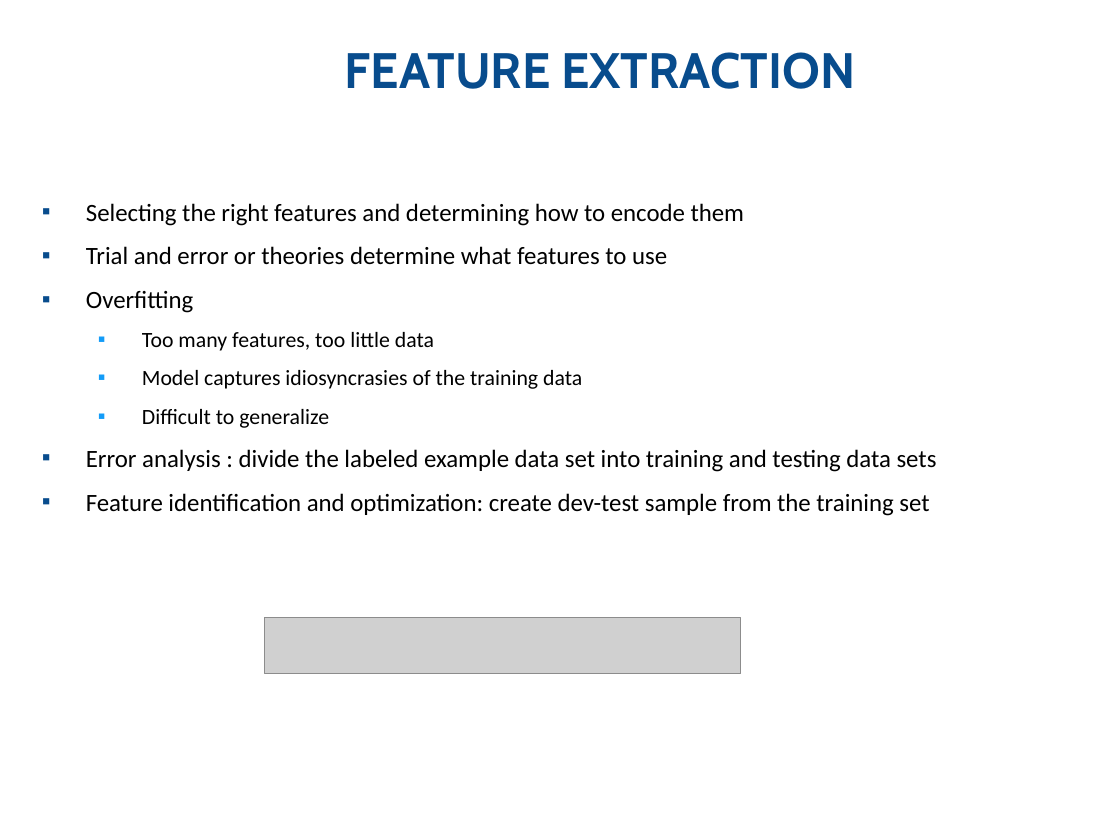
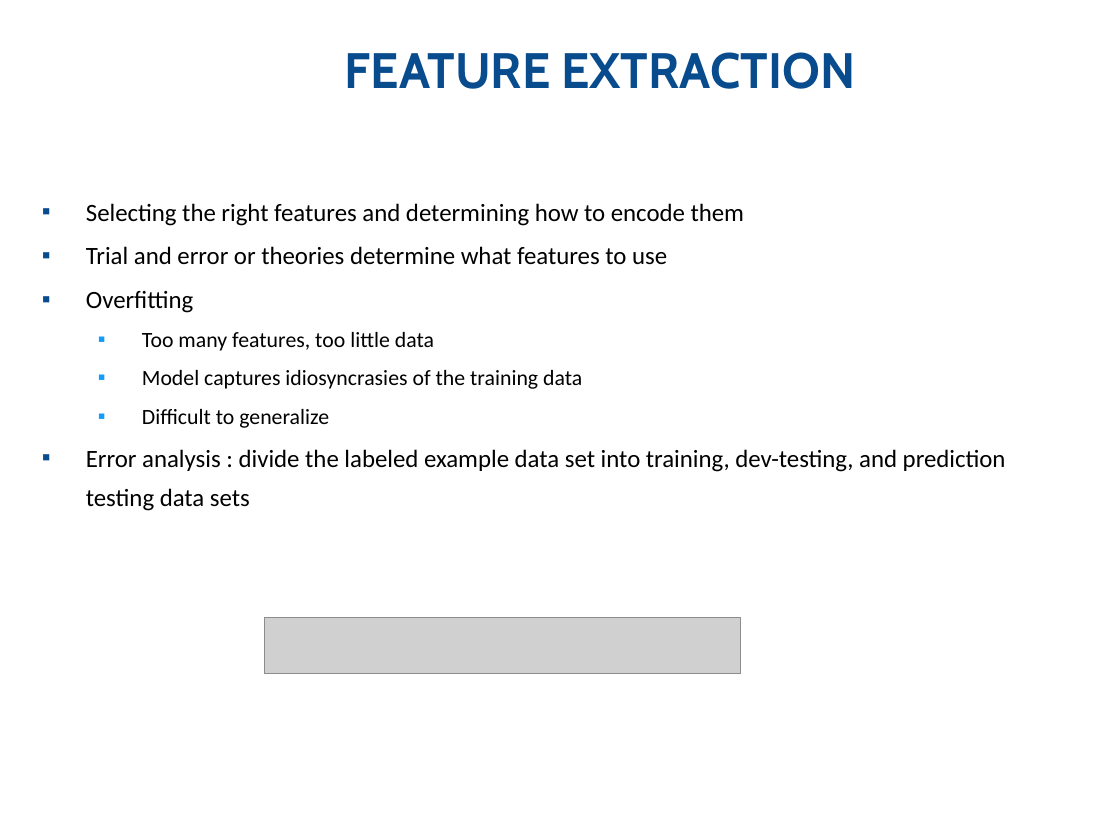
Before and after one commit to km-Poonacha/python4phd, a slide deck: slide 6 of Session 3/Python for docs - Session 3 V0.1.pptx. Drawn at 1120x840 pixels with LibreOffice and Linux fonts; fonts in the diff are those of the drawing; grey boxes stand for pictures; background and template pictures are left out. Boxes give left, top, right and bottom in pixels: in the first picture for what was removed or moved away, otherwise in the second. Text is boxed around its words. In the diff, an @@ line names an element or a change of style, - is before the commit and + after.

```diff
--- a/Session 3/Python for docs - Session 3 V0.1.pptx
+++ b/Session 3/Python for docs - Session 3 V0.1.pptx
@@ text at [86, 449, 1006, 511]: text changed @@
-▪ Error analysis : divide the labeled example data set into training and testing data sets
-▪ Feature identification and optimization: create dev-test sample from the training set
+▪ Error analysis : divide the labeled example data set into training, dev-testing, and prediction testing data sets
```
Also in this commit, not shown: 2 other slides changed.
